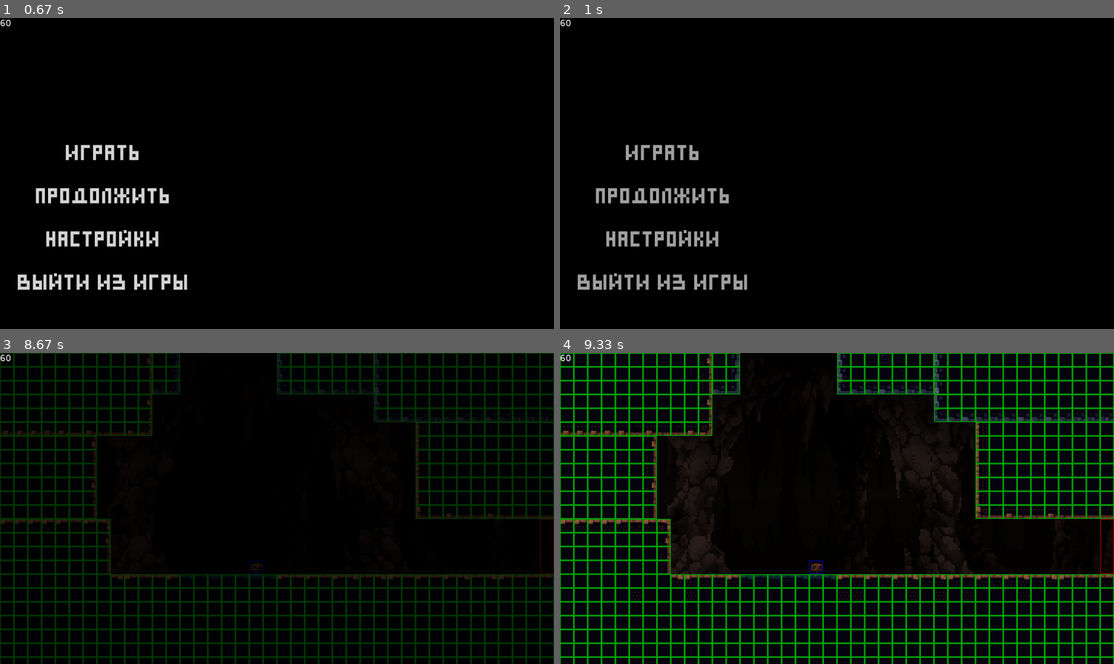
Above: before the commit, frames 1-4 (two rows, left to right).
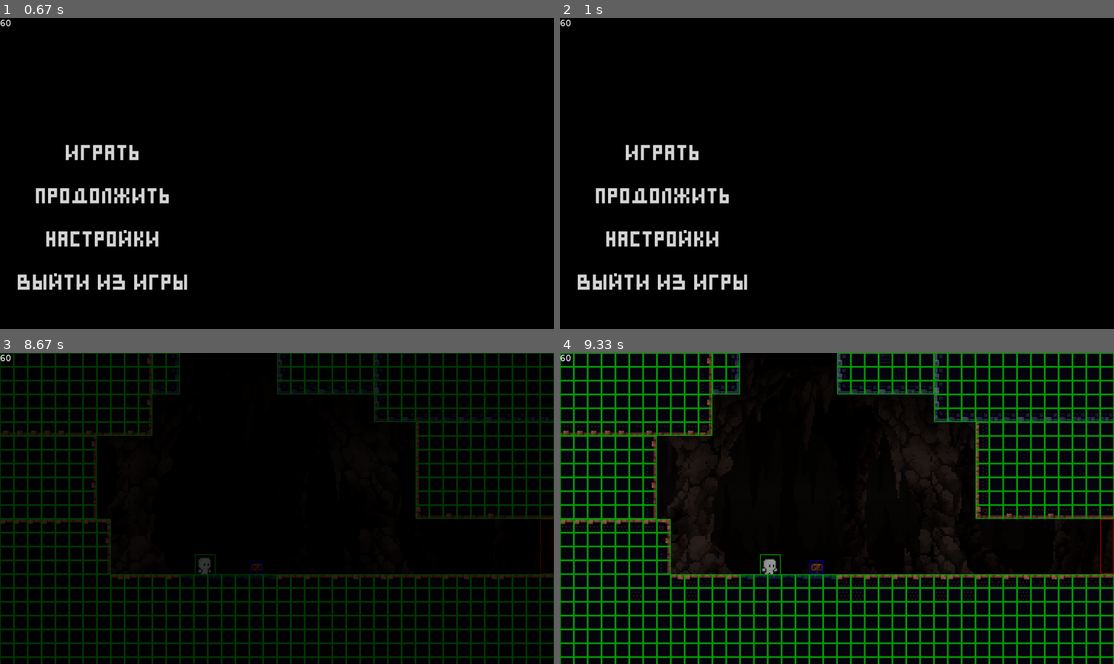
Above: after the commit, the same moments.

Repository: justxale/pygame-cyphered
Game: pygame game, started from main.py
The game is run twice, just before and just after one commit, with the same random seed, the same clock (stepped at 60 frames per second) and the same inputs.
Inputs:
- Up to frame 1 (0.67 s): click "Играть" at 0.38 s
- Up to frame 2 (1 s): click "Продолжить" at 0.72 s
- Up to frame 3 (8.67 s): click "Настройки" at 1.05 s; click "w" at 1.38 s; click "+" at 1.72 s; hold Up 2.5-2.97 s; hold Right 3-3.47 s; hold Left 3.5-4.03 s; click "-" at 4.12 s; click "стрелки" at 5.28 s; click "пробел" at 5.62 s; click "ad" at 5.95 s; click "Назад" at 6.28 s; click "Играть" at 6.62 s; hold Right 8.07-8.53 s; hold R from 8.57 s (still down); hold Up from 8.57 s (still down)
- Up to frame 4 (9.33 s): release R at 8.87 s; release Up at 8.87 s; hold Right from 9.23 s (still down)

Frame 1 is identical in both runs. In frame 2, 2.1% of the frame differs, in the area x 3-34%, y 40-88%; in frame 3, 0.1%; in frame 4, 0.2%.

Commit message:
working saves, level edits, hidden tiles

Diff:
--- a/cyphered/data/paths.py
+++ b/cyphered/data/paths.py
@@ -34,9 +34,12 @@
 
     # Usage: Paths.save('save1')
     @classmethod
-    def save(cls, filename: str, *dirs) -> str:
+    def savefile(cls, filename: str, *dirs) -> str:
         """Returns a path of SAVE JSON file by its filename."""
-        return os.path.join(SAVES_PATH, *dirs, f'{filename}.json')
+        if dirs:
+            return os.path.join(SAVES_PATH, *dirs, f'{filename}.json')
+        else:
+            return os.path.join(SAVES_PATH, f'{filename}.json')
 
     # Usage: Paths.settings()
     @classmethod
--- a/cyphered/objects/player.py
+++ b/cyphered/objects/player.py
@@ -8,8 +8,11 @@
     def __init__(self, filename, columns, rows, play_scene,  *groups, x=0, y=0):
         super().__init__(
             self.load_image(filename, 'player', transparent=True),
-            columns, rows, *groups, x=x, y=y, mult=3
+            columns, rows, x=x, y=y, mult=3
         )
+        self.layer = 1
+        for g in groups:
+            g.add(self)
         self.rect.x = x
         self.rect.y = y
         self.mask = pygame.mask.from_surface(self.image)
@@ -81,7 +84,8 @@
 
     def to_save_dict(self):
         return {
-            'oid': 'player',
-            'x': self.rect.x,
-            'y': self.rect.y
+            'player': {
+                'x': self.rect.x,
+                'y': self.rect.y
+            }
         }
--- a/cyphered/objects/tiles.py
+++ b/cyphered/objects/tiles.py
@@ -33,14 +33,22 @@
 
 
 class Tile(pygame.sprite.Sprite):
-    def __init__(self, tileset: Tileset, tile_type: tuple[int, int], coords: tuple[int, int], *groups):
-        super().__init__(*groups)
-        self.image = tileset.get_tile(*tile_type)
+    def __init__(self, tileset: Tileset, tile_sprite: tuple[int, int], coords: tuple[int, int], *groups, tile_layer=-1):
+        super().__init__()
+        self.tileset = tileset
+        if tile_layer != -1:
+            self.layer = tile_layer
+        for g in groups:
+            g.add(self)
+        self.image = tileset.get_tile(*tile_sprite)
         self.rect = self.image.get_rect().move(
-            constants.TILE_SIZE * coords[0] * tileset.multiplier,
-            constants.TILE_SIZE * coords[1] * tileset.multiplier
+            constants.TILE_SIZE * coords[0] * self.tileset.multiplier,
+            constants.TILE_SIZE * coords[1] * self.tileset.multiplier
         )
         tileset.tiles.append(self)
+
+    def change_tile(self, new_tile: tuple[int, int]):
+        self.image = self.tileset.get_tile(*new_tile)
 
 
 class TriggerTile(pygame.sprite.Sprite):
@@ -56,3 +64,24 @@
             constants.TILE_SIZE * coords[0] * multiplier,
             constants.TILE_SIZE * coords[1] * multiplier,
         )
+
+
+class HiddenTile(TriggerTile):
+    def __init__(self, trigger_id, size: tuple[int, int], coords: tuple[int, int], multiplier, rects, *groups):
+        super().__init__(trigger_id, size, coords, multiplier)
+        self.layer = 3
+        self.rects = rects
+        for g in groups:
+            g.add(self)
+        self.tileset = Tileset('tiles', 10, 15, mult=4)
+        self.image = self.tileset.get_tile(2, 3)
+        self.alpha_counter = 255
+
+    def update(self, *args, **kwargs):
+        if pygame.sprite.collide_rect(self.rects[0], self.rects[1]):
+            if self.alpha_counter >= 0:
+                self.alpha_counter -= 4
+        else:
+            if self.alpha_counter <= 255:
+                self.alpha_counter += 4
+        self.image.set_alpha(self.alpha_counter)
--- a/cyphered/scenes/play.py
+++ b/cyphered/scenes/play.py
@@ -5,17 +5,17 @@
 from ..data import Path, constants, dev
 from ..objects import Player
 from ..objects.base import GameObject
-from ..objects.enemies import Crab
-from ..objects.tiles import Tile, Tileset, TriggerTile
+from ..objects.tiles import Tile, Tileset, TriggerTile, HiddenTile
 from ..services.save import Saver
 from ..services.sound import SoundMixer
 from ..ui.Text_displ import text_displ
 
 
 class PlayScene(BaseScene):
-    def __init__(self, level_name: str = 'level1'):
+    def __init__(self, level_name: str = 'level1', save_data=None):
         BaseScene.__init__(self)
-        self.all_sprites = pygame.sprite.Group()
+        Saver.listened_objects.clear()
+        self.all_sprites = pygame.sprite.LayeredUpdates()
         self.enemies = pygame.sprite.Group()
         self.player_group = pygame.sprite.Group()
         self.tiles = pygame.sprite.Group()
@@ -33,37 +33,59 @@
 
         self.bg = GameObject(self.all_sprites)
         self.bg._load_image(Path.sprite('bg'))
-
-        self.level_name = level_name
-        player_data = self.generate_level(self.level_name)
-        self.player = Player(
-            'new_idle', 4, 2, self, self.all_sprites, self.player_group,
-            x=int(player_data[0]), y=int(player_data[1])
-        )
-        self.crab = Crab(self.all_sprites, self.enemies)
+        self.player = None
+
+        if save_data:
+            self.level_name = save_data.level_name
+            self.generate_level(save_data)
+        else:
+            self.level_name = level_name
+            self.generate_level()
 
         self.text = ''
 
-    def generate_level(self, level_name: str):
+    def parse_player_data(self):
+        level_data = Path.data(self.level_name, ext='txt')
+        with open(level_data, 'r', encoding='utf-8') as f:
+            data = f.readline()
+            player_data = data.strip().split(',')
+
+        return player_data
+
+    def generate_level(self, save_data=None):
         self.floor_rects.clear()
         self.wall_rects = {
             'left': [],
             'right': []
         }
         self.interact_rects.clear()
-
         self.triggers.clear()
 
         self.tiles.empty()
         self.all_sprites.empty()
 
+        self.enemies.empty()
+
         self.bg = GameObject(self.all_sprites)
         self.bg._load_image(Path.sprite('bg'))
 
-        level_data = Path.data(level_name, ext='txt')
+        if self.player is None:
+            self.player_group.empty()
+            if not save_data:
+                player_data = self.parse_player_data()
+                self.player = Player(
+                    'new_idle', 4, 2, self,  self.player_group,
+                    x=int(player_data[0]), y=int(player_data[1])
+                )
+            else:
+                self.player = Player(
+                    'new_idle', 4, 2, self, self.player_group,
+                    x=save_data.player['x'], y=save_data.player['y']
+                )
+
+        level_data = Path.data(self.level_name, ext='txt')
         with open(level_data, 'r', encoding='utf-8') as f:
             level_data = f.readlines()
-            player_data = level_data[0].strip().split(',')
 
         for y, line in enumerate(level_data[1:]):
             for x, tile in enumerate(line.split('; ')):
@@ -73,15 +95,30 @@
                 if len(tile_list) == 4:
                     t, i, h, w = tile_list
 
-                    new_tile = TriggerTile(
-                        int(i), (int(h), int(w)), (x + constants.LEVEL_OFFSET[0], y + constants.LEVEL_OFFSET[1]), 4,
-                        self.all_sprites, self.tiles
-                    )
-
-                    if not self.triggers.get(i, False):
-                        self.triggers[int(i)] = []
-                    self.triggers[int(i)].append(new_tile.rect)
-                    continue
+                    if t == 'h':
+                        new_tile = TriggerTile(
+                            int(i), (int(h), int(w)), (x + constants.LEVEL_OFFSET[0], y + constants.LEVEL_OFFSET[1]), 4,
+                            self.all_sprites, self.tiles
+                        )
+                        if not self.triggers.get(i, False):
+                            self.triggers[int(i)] = []
+                        self.triggers[int(i)].append(new_tile.rect)
+                        continue
+
+                    elif t == 'hi':
+                        hide_trigger = TriggerTile(
+                            int(i), (int(h), int(w)), (x + constants.LEVEL_OFFSET[0], y + constants.LEVEL_OFFSET[1]), 4,
+                            self.all_sprites, self.tiles
+                        )
+                        for hy in range(int(w)):
+                            for hx in range(int(h)):
+                                HiddenTile(
+                                    int(i), (1, 1),
+                                    (hx + x + constants.LEVEL_OFFSET[0], hy + y + constants.LEVEL_OFFSET[1]), 4,
+                                    (self.player, hide_trigger), self.all_sprites, self.tiles
+                                )
+                        continue
+
                 elif len(tile_list) == 3:
                     i, j, t = tile_list
                 else:
@@ -91,7 +128,7 @@
                     new_tile = Tile(
                         self.decorations, (int(i), int(j)),
                         (x + constants.LEVEL_OFFSET[0], y + constants.LEVEL_OFFSET[1]),
-                        self.all_sprites, self.tiles
+                        self.all_sprites, self.tiles, tile_layer=0
                     )
                     self.interact_rects.append(new_tile.rect)
                 else:
@@ -99,24 +136,24 @@
                         new_tile = Tile(
                             self.main_tileset, (int(i), int(j)),
                             (x + constants.LEVEL_OFFSET[0], y + constants.LEVEL_OFFSET[1]),
-                            self.all_sprites, self.tiles
+                            self.all_sprites, self.tiles, tile_layer=2
                         )
                         self.wall_rects['left'].append(new_tile.rect)
                     if 'rw' in types:
                         new_tile = Tile(
                             self.main_tileset, (int(i), int(j)),
                             (x + constants.LEVEL_OFFSET[0], y + constants.LEVEL_OFFSET[1]),
-                            self.all_sprites, self.tiles
+                            self.all_sprites, self.tiles, tile_layer=2
                         )
                         self.wall_rects['right'].append(new_tile.rect)
                     else:
                         new_tile = Tile(
                             self.main_tileset, (int(i), int(j)),
                             (x + constants.LEVEL_OFFSET[0], y + constants.LEVEL_OFFSET[1]),
-                            self.all_sprites, self.tiles
+                            self.all_sprites, self.tiles, tile_layer=2
                         )
                         self.floor_rects.append(new_tile.rect)
-        return player_data
+        print(self.all_sprites.layers())
 
     def process_events(self, events):
         super().process_events(events)
@@ -151,7 +188,7 @@
                                 self.subscene.destroy()
                                 self.is_paused = False
                     case pygame.K_r:
-                        self.generate_level(self.level_name)
+                        self.generate_level()
                     case pygame.K_t:
                         dev.DEBUG = not dev.DEBUG
             elif event.type == pygame.KEYUP:
@@ -167,26 +204,34 @@
             self.text = 'Нажмите E, чтоб заимодействовать.'
         else:
             self.text = ''
-        if self.triggers.get(1) is not None and self.player.rect.collidelist(self.triggers[1]) != -1:
+        if self.triggers.get(1) and self.player.rect.collidelist(self.triggers[1]) != -1:
             if not self.is_paused:
-                self.fade_and_switch_scene(PlayScene('level2'))
+                match self.level_name:
+                    case 'level1':
+                        self.fade_and_switch_scene(PlayScene('level2'))
+                    case 'level2':
+                        self.fade_and_switch_scene(PlayScene('level1'))
                 self.is_paused = True
 
     def render(self, screen):
         screen.fill(constants.BG_COLOR)
         self.all_sprites.draw(screen)
+        self.player_group.draw(screen)
         if dev.DEBUG:
-            for sprite in self.all_sprites.spritedict.keys():
-                if isinstance(sprite, TriggerTile):
-                    pygame.draw.rect(screen, (255, 0, 0), sprite.rect, 2, 1)
+            for sprite in self.all_sprites.sprites() + [self.player]:
+                if type(sprite) is TriggerTile:
+                    if sprite.id == 1:
+                        pygame.draw.rect(screen, (255, 0, 0), sprite.rect, 2, 1)
+                    elif sprite.id == 3:
+                        pygame.draw.rect(screen, (255, 0, 255), sprite.rect, 2, 1)
                 elif sprite.rect in self.interact_rects:
                     pygame.draw.rect(screen, (0, 0, 255), sprite.rect, 2, 1)
+                elif type(sprite) is HiddenTile:
+                    pass
                 else:
                     pygame.draw.rect(screen, (0, 255, 0), sprite.rect, 2, 1)
         if not self.is_paused:
             self.all_sprites.update()
+            self.player_group.update()
 
         text_displ(self.text, screen, font_size=24, step_y=300, step_x=-350)
-
-    def on_destroy(self):
-        Saver.listened_objects.clear()
--- a/cyphered/scenes/subscenes/pause.py
+++ b/cyphered/scenes/subscenes/pause.py
@@ -32,7 +32,7 @@
 
                     if self.save_and_exit_button[2].collidepoint(mouse_pos):
                         from ..title import TitleScene
-                        Saver.save_all()
+                        Saver.save_all(self.parent_scene)
                         self.switch_scene(TitleScene(), True)
                         SoundMixer.switch_music('redwood_colonnade')
                         break
--- a/cyphered/scenes/subscenes/signs.py
+++ b/cyphered/scenes/subscenes/signs.py
@@ -14,12 +14,13 @@
 """
 
 TEXTS = {
-    'level_1': {
+    'level1': {
         0: FIRST_TEXT,
         1: SECOND_TEXT
     },
-    'level_2': {
-
+    'level2': {
+        0: FIRST_TEXT,
+        1: SECOND_TEXT
     }
 }
 
--- a/cyphered/scenes/title.py
+++ b/cyphered/scenes/title.py
@@ -3,6 +3,7 @@
 from . import SettingsScene
 from .base import BaseScene
 from .play import PlayScene
+from ..services.save import Saver
 from ..ui import Button
 from ..services.sound import SoundMixer
 from .look_around import LookAround
@@ -33,7 +34,10 @@
                         break
 
                     if self.continue_button[2].collidepoint(mouse_pos):
-                        # self.switch_scene(SettingsScene())
+                        save = Saver.load_save_file('save1')
+                        if save:
+                            self.fade_and_switch_scene(PlayScene(save_data=save))
+                            SoundMixer.switch_music('background_music')
                         break
 
                     if self.settings_button[2].collidepoint(mouse_pos):
--- a/cyphered/services/save.py
+++ b/cyphered/services/save.py
@@ -6,31 +6,43 @@
 class Savefile:
     def __init__(self, data):
         self.objects = data['objects']
+        self.level_name = data['level']
+        self.player = self.objects['player']
 
 
 class Saver:
     listened_objects: list = []
 
     @classmethod
-    def save_all(cls):
+    def save_all(cls, cur_playscene):
         data = {
-            'objects': []
+            'objects': {},
+            'level': cur_playscene.level_name
         }
         for obj in cls.listened_objects:
-            data['objects'].append(obj.to_save_dict())
-        with open(Path.save('save1'), 'w', encoding='utf-8') as file:
+            data['objects'].update(obj.to_save_dict())
+        with open(Path.savefile('save1'), 'w', encoding='utf-8') as file:
+            print(data)
             json.dump(data, file)
 
     @classmethod
     def load_save_file(cls, filename: str = 'save1'):
         try:
-            with open(Path.save(filename), 'w', encoding='utf-8') as file:
+            with open(Path.savefile(filename), 'r', encoding='utf-8') as file:
+                print(Path.savefile(filename))
                 data = json.load(file)
+            print(Savefile(data))
             return Savefile(data)
         except OSError:
-            pass
+            print('Savefile not found')
+            return None
+        except json.decoder.JSONDecodeError:
+            print('Something went wrong')
+            return None
 
     @classmethod
     def add(cls, gameobject):
-        cls.listened_objects.append(gameobject)
-        gameobject.is_listened = True
+        if not gameobject.is_listened:
+            cls.listened_objects.append(gameobject)
+            gameobject.is_listened = True
+        print(cls.listened_objects)
--- a/gamedata/saves/save1.json
+++ b/gamedata/saves/save1.json
@@ -1 +1 @@
-{"objects": []}
+{"objects": {"player": {"x": 448, "y": 466}}, "level": "level2"}
--- a/resources/data/level2.txt
+++ b/resources/data/level2.txt
@@ -1,21 +1,21 @@
 50,270
-7,8,v; 7,8,v; 7,8,v; 7,8,v; 7,8,v; 7,8,v; 7,8,v; 7,8,v; 10,9,lw; -; -; -; -; -; -; -; -; -; -; -; -; -; -; -; -; -; -; 11,2,v; 12,3,v; 12,3,v; 12,3,v; 12,3,v; 12,3,v; 12,3,v; 12,3,v; 12,3,v; 12,3,v; 12,3,v; 12,3,v; 12,3,v
-7,8,v; 7,8,v; 7,8,v; 7,8,v; 7,8,v; 7,8,v; 7,8,v; 7,8,v; 10,7,lw; -; -; -; -; -; -; -; -; -; -; -; -; -; -; -; -; -; -; 11,4,v; 12,3,v; 12,3,v; 12,3,v; 12,3,v; 12,3,v; 12,3,v; 12,3,v; 12,3,v; 12,3,v; 12,3,v; 12,3,v; 12,3,v
-7,8,v; 7,8,v; 7,8,v; 7,8,v; 7,8,v; 7,8,v; 7,8,v; 7,8,v; 10,8,lw; -; -; -; -; -; -; -; -; -; -; -; -; -; -; -; -; -; -; 11,3,v; 12,3,v; 12,3,v; 12,3,v; 12,3,v; 12,3,v; 12,3,v; 12,3,v; 12,3,v; 12,3,v; 12,3,v; 12,3,v; 12,3,v
-7,8,v; 7,8,v; 7,8,v; 7,8,v; 7,8,v; 7,8,v; 7,8,v; 7,8,v; 10,9,lw; -; -; -; -; -; -; -; -; -; -; -; -; -; -; -; -; -; -; 11,2,v; 12,3,v; 12,3,v; 12,3,v; 12,3,v; 12,3,v; 12,3,v; 12,3,v; 12,3,v; 12,3,v; 12,3,v; 12,3,v; 12,3,v
-7,8,v; 7,8,v; 7,8,v; 7,8,v; 7,8,v; 7,8,v; 7,8,v; 7,8,v; 10,7,lw; -; -; -; -; -; -; -; -; -; -; -; -; -; -; -; -; -; -; 11,5,v; 12,5,v; 13,5,v; 12,5,v; 14,5,v; 12,5,v; 13,5,v; 12,5,v; 13,5,v; 12,5,v; 14,5,v; 14,5,v; 14,5,v
-7,10,v; 7,10,v; 7,10,v; 7,10,v; 7,10,v; 8,10,v; 7,10,v; 7,10,v; 10,10,lw; -; -; -; -; -; -; -; -; -; -; -; -; -; -; -; -; -; -; -; -; -; 6,7,rw; 7,8,v; 7,8,v; 7,8,v; 7,8,v; 7,8,v; 7,8,v; 7,8,v; 7,8,v; 7,8,v
+7,8,v; 7,8,v; 7,8,v; 7,8,v; 7,8,v; 7,8,v; 7,8,v; 10,9,lw; hi,3,32,18; -; -; -; -; -; -; -; -; -; -; -; -; -; -; -; -; -; -; 11,2,v; 12,3,v; 12,3,v; 12,3,v; 12,3,v; 12,3,v; 12,3,v; 12,3,v; 12,3,v; 12,3,v; 12,3,v; 12,3,v; 12,3,v
+7,8,v; 7,8,v; 7,8,v; 7,8,v; 7,8,v; 7,8,v; 7,8,v; 10,7,lw; -; -; -; -; -; -; -; -; -; -; -; -; -; -; -; -; -; -; -; 11,4,v; 12,3,v; 12,3,v; 12,3,v; 12,3,v; 12,3,v; 12,3,v; 12,3,v; 12,3,v; 12,3,v; 12,3,v; 12,3,v; 12,3,v
+7,8,v; 7,8,v; 7,8,v; 7,8,v; 7,8,v; 7,8,v; 7,8,v; 10,8,lw; -; -; -; -; -; -; -; -; -; -; -; -; -; -; -; -; -; -; -; 11,3,v; 12,3,v; 12,3,v; 12,3,v; 12,3,v; 12,3,v; 12,3,v; 12,3,v; 12,3,v; 12,3,v; 12,3,v; 12,3,v; 12,3,v
+7,8,v; 7,8,v; 7,8,v; 7,8,v; 7,8,v; 7,8,v; 7,8,v; 10,9,lw; -; -; -; -; -; -; -; -; -; -; -; -; -; -; -; -; -; -; -; 11,2,v; 12,3,v; 12,3,v; 12,3,v; 12,3,v; 12,3,v; 12,3,v; 12,3,v; 12,3,v; 12,3,v; 12,3,v; 12,3,v; 12,3,v
+7,8,v; 7,8,v; 7,8,v; 7,8,v; 7,8,v; 7,8,v; 7,8,v; 10,7,lw; -; -; -; -; -; -; -; -; -; -; -; -; -; -; -; -; -; -; -; 11,5,v; 12,5,v; 13,5,v; 12,5,v; 14,5,v; 12,5,v; 13,5,v; 12,5,v; 13,5,v; 12,5,v; 14,5,v; 14,5,v; 14,5,v
+7,10,v; 7,10,v; 7,10,v; 7,10,v; 7,10,v; 8,10,v; 7,10,v; 10,10,lw; -; -; -; -; -; -; -; -; -; -; -; -; -; -; -; -; -; -; -; -; -; -; 6,7,rw; 7,8,v; 7,8,v; 7,8,v; 7,8,v; 7,8,v; 7,8,v; 7,8,v; 7,8,v; 7,8,v
 h,1,1,4; -; -; -; -; -; -; -; -; -; -; -; -; -; -; -; -; -; -; -; -; -; -; -; -; -; -; -; -; -; 6,7,rw;  7,8,v; 7,8,v; 7,8,v; 7,8,v; 7,8,v; 7,8,v; 7,8,v; 7,8,v; 7,8,v
--; -; -; -; -; -; -; -; -; -; -; -; -; -; -; -; -; -; -; -; -; -; -; -; -; -; -; -; -; -; 6,8,rw;  7,8,v; 7,8,v; 7,8,v; 7,8,v; 7,8,v; 7,8,v; 7,8,v; 7,8,v; 7,8,v
--; -; -; -; -; -; -; -; -; -; -; -; -; -; -; -; -; -; -; -; -; -; -; -; -; -; -; -; -; -; 6,7,rw;  7,8,v; 7,8,v; 7,8,v; 7,8,v; 7,8,v; 7,8,v; 7,8,v; 7,8,v; 7,8,v
--; -; -; -; -; -; -; -; -; -; -; -; -; -; -; -; -; -; -; -; -; -; -; -; -; -; -; -; -; -; 6,9,rw;  7,8,v; 7,8,v; 7,8,v; 7,8,v; 7,8,v; 7,8,v; 7,8,v; 7,8,v; 7,8,v
-9,6,f; 8,6,f; 9,6,f; 8,6,f; 7,6,f; 9,6,f; 8,6,f; 10,6,f; -; -; -; -; -; -; -; -; -; -; -; -; -; -; -; -; -; -; -; -; -; -; 6,7,rw;  7,8,v; 7,8,v; 7,8,v; 7,8,v; 7,8,v; 7,8,v; 7,8,v; 7,8,v; 7,8,v
-7,8,v; 7,8,v; 7,8,v; 7,8,v; 7,8,v; 7,8,v; 7,8,v; 10,9,lw; -; -; -; -; -; -; -; -; -; -; -; -; -; -; -; -; -; -; -; -; -; -; 6,7,rw; 8,10,rw; 7,10,rw; 9,10,rw; 9,10,rw; 7,10,rw; 9,10,rw; 8,10,rw; 8,10,rw; 8,10,rw
-7,8,v; 7,8,v; 7,8,v; 7,8,v; 7,8,v; 7,8,v; 7,8,v; 10,9,lw; -; -; -; -; -; -; -; -; -; -; -; -; -; -; -; -; -; -; -; -; -; -; 6,7,rw
-7,8,v; 7,8,v; 7,8,v; 7,8,v; 7,8,v; 7,8,v; 7,8,v; 10,9,lw; -; -; -; -; -; -; -; -; -; -; -; -; -; -; -; -; -; -; -; -; -; -; 6,7,rw
-7,8,v; 7,8,v; 7,8,v; 7,8,v; 7,8,v; 7,8,v; 7,8,v; 10,9,lw; -; -; -; -; -; -; -; -; -; -; -; -; -; -; -; -; -; -; -; -; -; -; 6,7,rw
-7,8,v; 7,8,v; 7,8,v; 7,8,v; 7,8,v; 7,8,v; 7,8,v; 10,9,lw; -; -; 3,3,i; -; -; -; -; -; -; -; -; -; -; -; -; -; -; -; -; -; -; -; 6,7,rw
-9,6,f; 8,6,f; 9,6,f; 8,6,f; 7,6,f; 9,6,f; 8,6,f; 7,6,f; 9,6,f; 9,1,f; 8,1,f; 7,1,f; 8,1,f; 9,1,f; 7,1,f; 9,1,f; 8,6,f; 7,6,f; 7,6,f; 8,6,f; 8,6,f; 7,6,f; 8,6,f; 7,6,f; 8,6,f; 9,6,f; 7,6,f; 9,6,f; 8,6,f; 7,6,f; 8,6,f; 7,6,f; 8,6,f; 9,6,f; 7,6,f; 9,6,f; 8,6,f; 7,6,f; 7,6,f; 7,6,f
+-; -; -; -; -; -; -; -; -; -; -; -; -; -; -; -; -; -; -; -; -; -; -; -; -; -; -; -; -; -; 6,8,rw; 7,8,v; 7,8,v; 7,8,v; 7,8,v; 7,8,v; 7,8,v; 7,8,v; 7,8,v; 7,8,v
+-; -; -; -; -; -; -; -; -; -; -; -; -; -; -; -; -; -; -; -; -; -; -; -; -; -; -; -; -; -; 6,7,rw; 7,8,v; 7,8,v; 7,8,v; 7,8,v; 7,8,v; 7,8,v; 7,8,v; 7,8,v; 7,8,v
+-; -; -; -; -; -; -; -; -; -; -; -; -; -; -; -; -; -; -; -; -; -; -; -; -; -; -; -; -; -; 6,9,rw; 7,8,v; 7,8,v; 7,8,v; 7,8,v; 7,8,v; 7,8,v; 7,8,v; 7,8,v; 7,8,v
+9,6,f; 8,6,f; 9,6,f; 8,6,f; 7,6,f; 9,6,f; 8,6,f; 7,6,f; 10,6,f; -; -; -; -; -; -; -; -; -; -; -; -; -; -; -; -; -; -; -; -; -; 6,7,rw; 7,8,v; 7,8,v; 7,8,v; 7,8,v; 7,8,v; 7,8,v; 7,8,v; 7,8,v; 7,8,v
+hi,3,8,7; -; -; -; -; -; -; -; -; -; -; -; -; -; -; -; -; -; -; -; -; -; -; -; -; -; -; -; -; -; 6,10,rw; 8,10,rw; 7,10,rw; 9,10,rw; 9,10,rw; 7,10,rw; 9,10,rw; 8,10,rw; 8,10,rw; 8,10,rw
+-; -; -; -; -; -; -; -; -; -; -; -; -; -; -; -; -; -; -; -; -; -; -; -; -; -; -; -; -; -; -; hi,3,9,4; -; -; -; -; -; -; -; 6,8,rw
+-; -; -; -; -; -; -; -; -; -; -; -; -; -; -; -; -; -; -; -; -; -; -; -; -; -; -; -; -; -; -; -; -; -; -; -; -; -; -; 6,8,rw
+7,1,f; 10,1,lw; -; -; -; -; -; -; -; -; -; -; -; -; -; -; -; -; -; -; -; -; -; -; -; -; -; -; -; -; -; -; -; -; -; -; -; -; -; 6,8,rw
+7,8,v; 10,2,lw; -; -; -; -; -; -; -; -; 3,3,i; -; -; -; -; -; -; -; -; -; -; -; -; -; -; -; -; -; -; -; -; -; -; -; -; -; -; -; -; 6,8,rw
+7,1,f; 9,1,f; 8,1,f; 7,1,f; 8,1,f; 9,1,f; 8,1,f; 7,1,f; 8,1,f; 9,1,f; 8,1,f; 7,1,f; 8,1,f; 9,1,f; 7,1,f; 9,1,f; 8,6,f; 7,6,f; 7,6,f; 8,6,f; 8,6,f; 7,6,f; 8,6,f; 7,6,f; 8,6,f; 9,6,f; 7,6,f; 9,6,f; 8,6,f; 7,6,f; 8,6,f; 7,6,f; 8,6,f; 9,6,f; 7,6,f; 9,6,f; 8,6,f; 7,6,f; 7,6,f; 7,6,f
 7,8,f; 7,8,f; 7,8,f; 7,8,f; 7,8,f; 8,7,f; 9,8,f; 7,8,f; 9,8,f; 8,7,f; 7,8,f; 8,8,f; 7,8,f; 8,8,f; 9,8,f; 7,8,f; 9,8,f; 8,8,f; 7,8,f; 7,8,f; 8,7,f; 8,7,f; 9,8,f; 7,8,f; 9,8,f; 8,7,f; 7,8,f; 8,7,f; 7,8,f; 8,7,f; 9,8,f; 7,8,f; 9,8,f; 8,7,f; 7,8,f; 8,8,f; 7,8,f; 7,8,f; 7,8,f; 7,8,f
 7,8,f; 7,8,f; 7,8,f; 7,8,f; 7,8,f; 7,8,f; 7,8,f; 7,8,f; 7,8,f; 7,8,f; 7,8,f; 7,8,f; 7,8,f; 7,8,f; 7,8,f; 7,8,f; 7,8,f; 7,8,f; 7,8,f; 7,8,f; 7,8,f; 7,8,f; 7,8,f; 7,8,f; 7,8,f; 7,8,f; 7,8,f; 7,8,f; 7,8,f; 7,8,f; 7,8,f; 7,8,f; 7,8,f; 7,8,f; 7,8,f; 7,8,f; 7,8,f; 7,8,f; 7,8,f; 7,8,f
 7,8,f; 7,8,f; 7,8,f; 7,8,f; 7,8,f; 7,8,f; 7,8,f; 7,8,f; 7,8,f; 7,8,f; 7,8,f; 7,8,f; 7,8,f; 7,8,f; 7,8,f; 7,8,f; 7,8,f; 7,8,f; 7,8,f; 7,8,f; 7,8,f; 7,8,f; 7,8,f; 7,8,f; 7,8,f; 7,8,f; 7,8,f; 7,8,f; 7,8,f; 7,8,f; 7,8,f; 7,8,f; 7,8,f; 7,8,f; 7,8,f; 7,8,f; 7,8,f; 7,8,f; 7,8,f; 7,8,f
